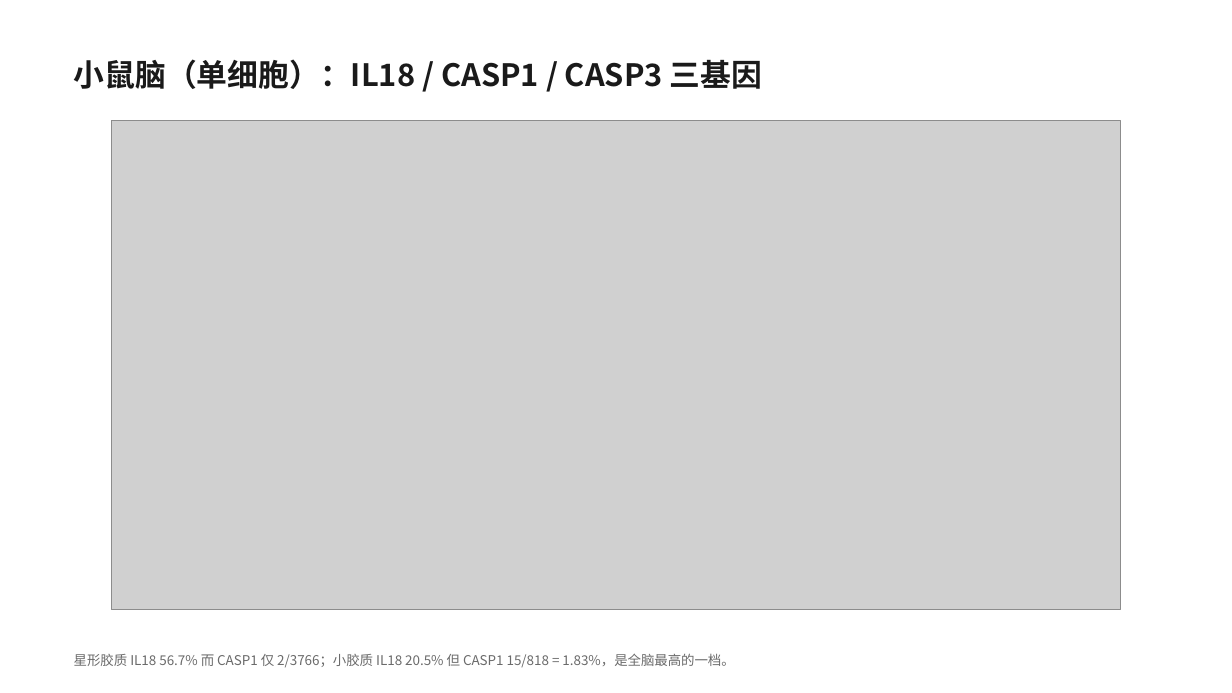
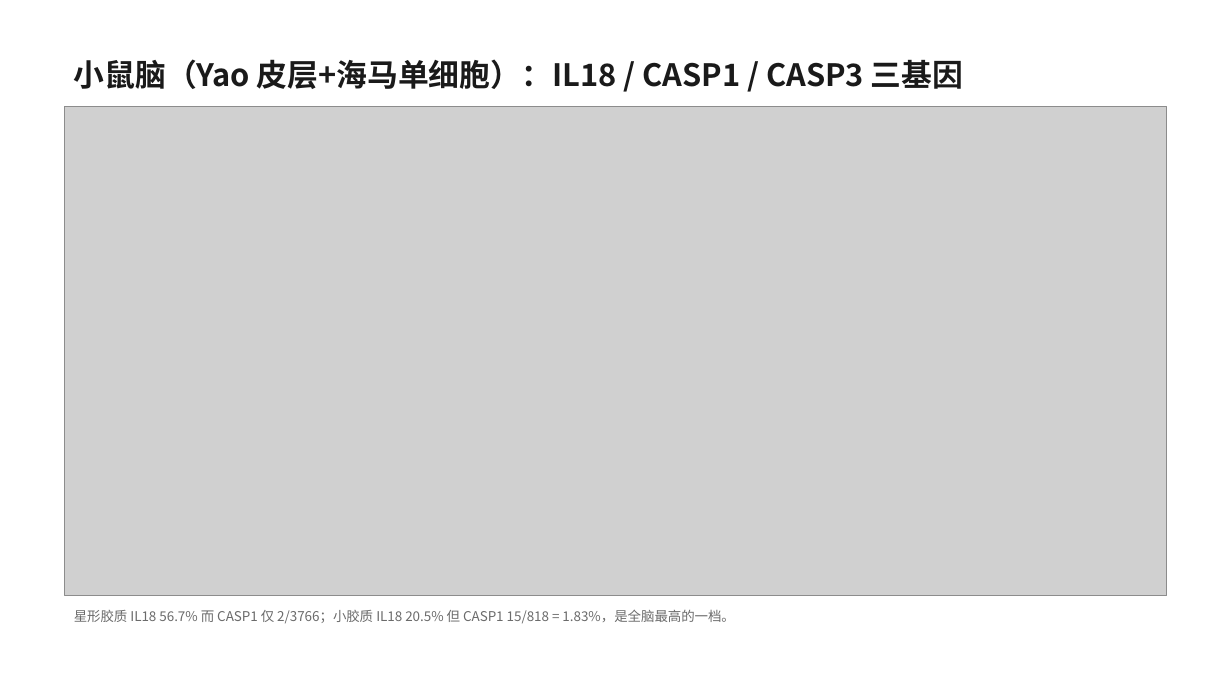
Before and after one commit to 7c96bzczcj-prog/aaa, a slide deck: slide 12 of il18_casp5organ/IL18_CASP_五器官筛选.pptx (slide 5 before the commit). Drawn at 1232x693 pixels with LibreOffice and Linux fonts; fonts in the diff are those of the drawing; grey boxes stand for pictures. Boxes give left, top, right and bottom in pixels: in the first picture for what was removed or moved away, otherwise in the second. Text is boxed around its words. In the diff, an @@ line names an element or a change of style, - is before the commit and + after.

```diff
--- a/il18_casp5organ/IL18_CASP_五器官筛选.pptx
+++ b/il18_casp5organ/IL18_CASP_五器官筛选.pptx
@@ text at bbox=[74, 59, 963, 89]: text changed @@
-小鼠脑（单细胞）：IL18 / CASP1 / CASP3 三基因
+小鼠脑（Yao 皮层+海马单细胞）：IL18 / CASP1 / CASP3 三基因
@@ picture: place and size @@
-picture at bbox=[111, 120, 1120, 610]
+picture at bbox=[65, 106, 1167, 596]
@@ text "星形胶质 IL18 56.7% 而 CASP1 ...": place and size @@
-text "星形胶质 IL18 56.7% 而 CASP1 ..." at bbox=[74, 654, 734, 667]
+text "星形胶质 IL18 56.7% 而 CASP1 ..." at bbox=[74, 610, 734, 623]
@@ text "星形胶质 IL18 56.7% 而 CASP1 ..." at bbox=[74, 610, 734, 623]: line spacing 1 to 1.2; vertical alignment middle to top @@
```
Also in this commit, not shown: 3 other slides changed, 8 slides added, 15 other files.
